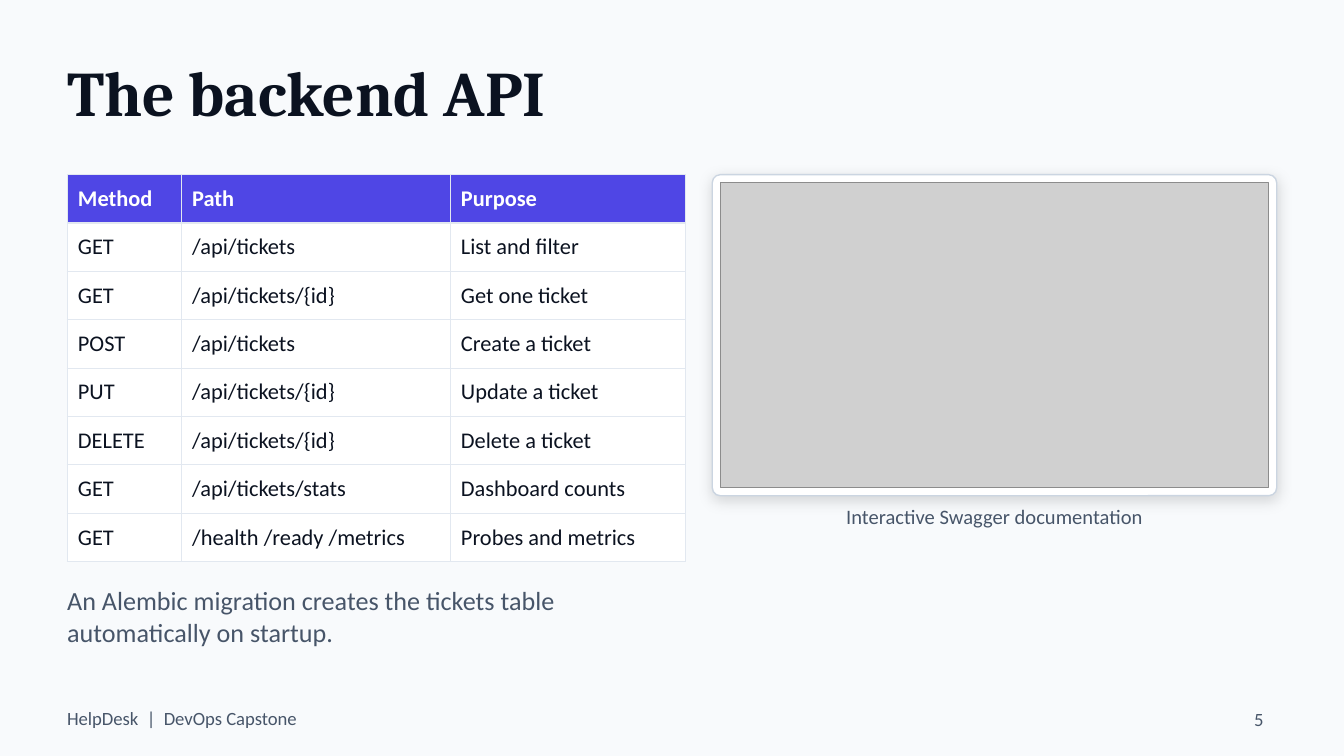
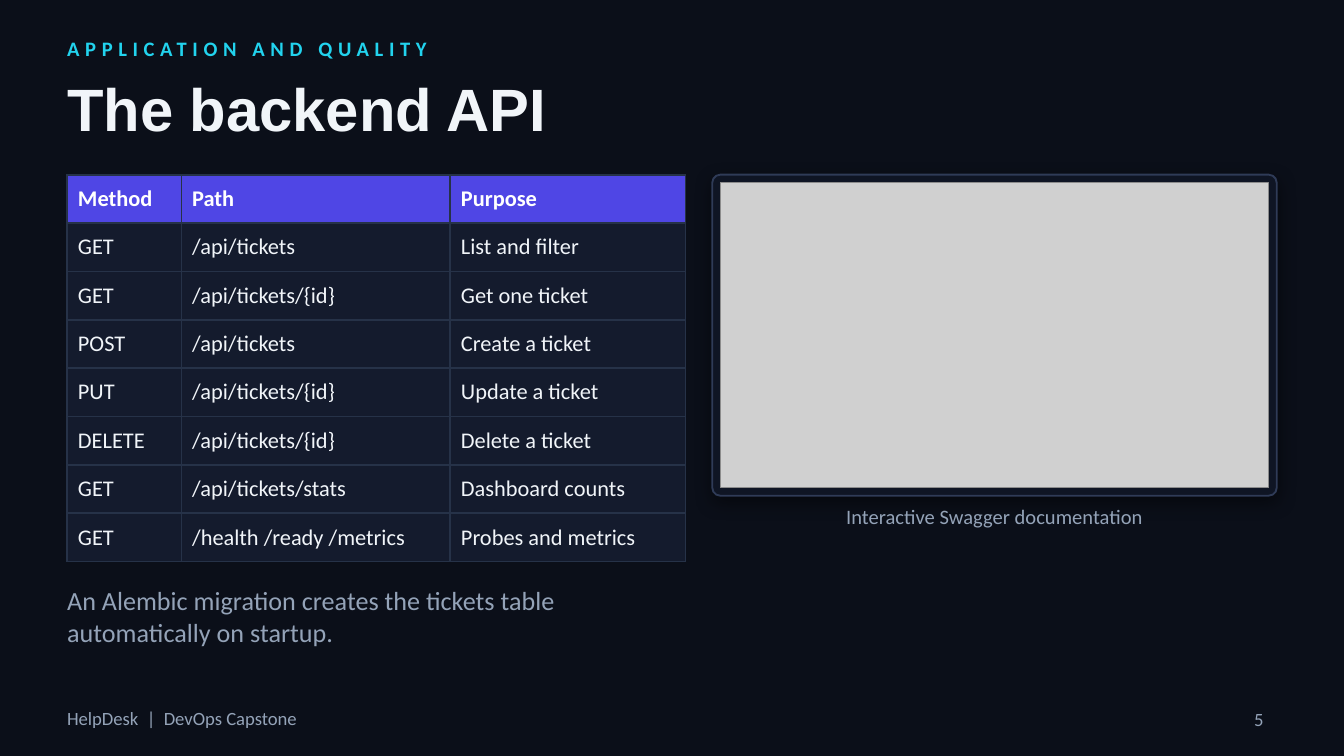
Before and after one commit to parthtaneja0001/helpdesk-devops-capstone, a slide deck: slide 5 of docs/HelpDesk-DevOps-Capstone.pptx. Drawn at 1344x756 pixels with LibreOffice and Linux fonts; fonts in the diff are those of the drawing; grey boxes stand for pictures; background and template pictures are left out. Boxes give left, top, right and bottom in pixels: in the first picture for what was removed or moved away, otherwise in the second. Text is boxed around its words. In the diff, an @@ line names an element or a change of style, - is before the commit and + after.

Commit message:
docs: restyle presentation with a dark theme and cleaner typography

```diff
--- a/docs/HelpDesk-DevOps-Capstone.pptx
+++ b/docs/HelpDesk-DevOps-Capstone.pptx
@@ background #F8FAFC to picture (left out) @@
@@ title "The backend API": place and size @@
-title "The backend API" at bbox=[67, 72, 546, 117]
+title "The backend API" at bbox=[67, 87, 546, 132]
@@ title "The backend API" at bbox=[67, 87, 546, 132]: size 34 to 32 pt, font Cambria to Arial, text colour #0B1220 to #F1F5F9 @@
@@ table at bbox=[67, 175, 685, 553] @@
@@ fill #FFFFFF to #141B2D in 21 cells @@
@@ text colour #0B1220 to #F1F5F9 @@
@@ borders changed @@
@@ rounded rectangle at bbox=[712, 175, 1277, 496]: fill #FFFFFF to #0F1524; outline #CBD5E1 0.75 pt to #2F3B57 1 pt; shadow changed @@
@@ text added at bbox=[496, 238, 530, 254], 11 pt, text #22D3EE, bold @@
+APPLICATION AND QUALITY
@@ text colour #475569 to #94A3B8 in 4 elements at bbox=[67, 712, 296, 728], bbox=[67, 592, 555, 646], bbox=[846, 510, 1143, 528], bbox=[1254, 714, 1263, 726] @@
```
Also in this commit, not shown: 23 other slides changed.
